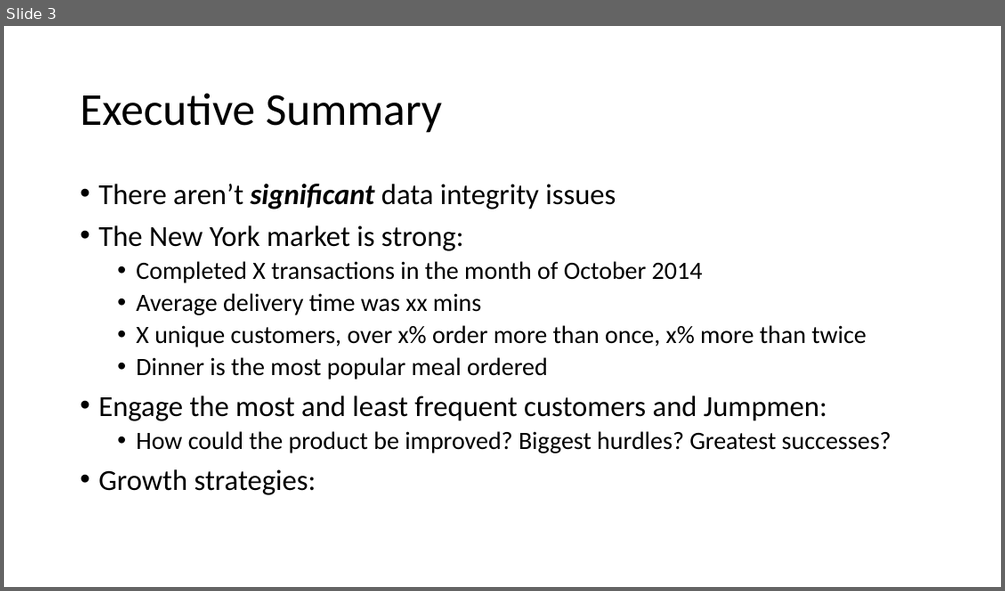
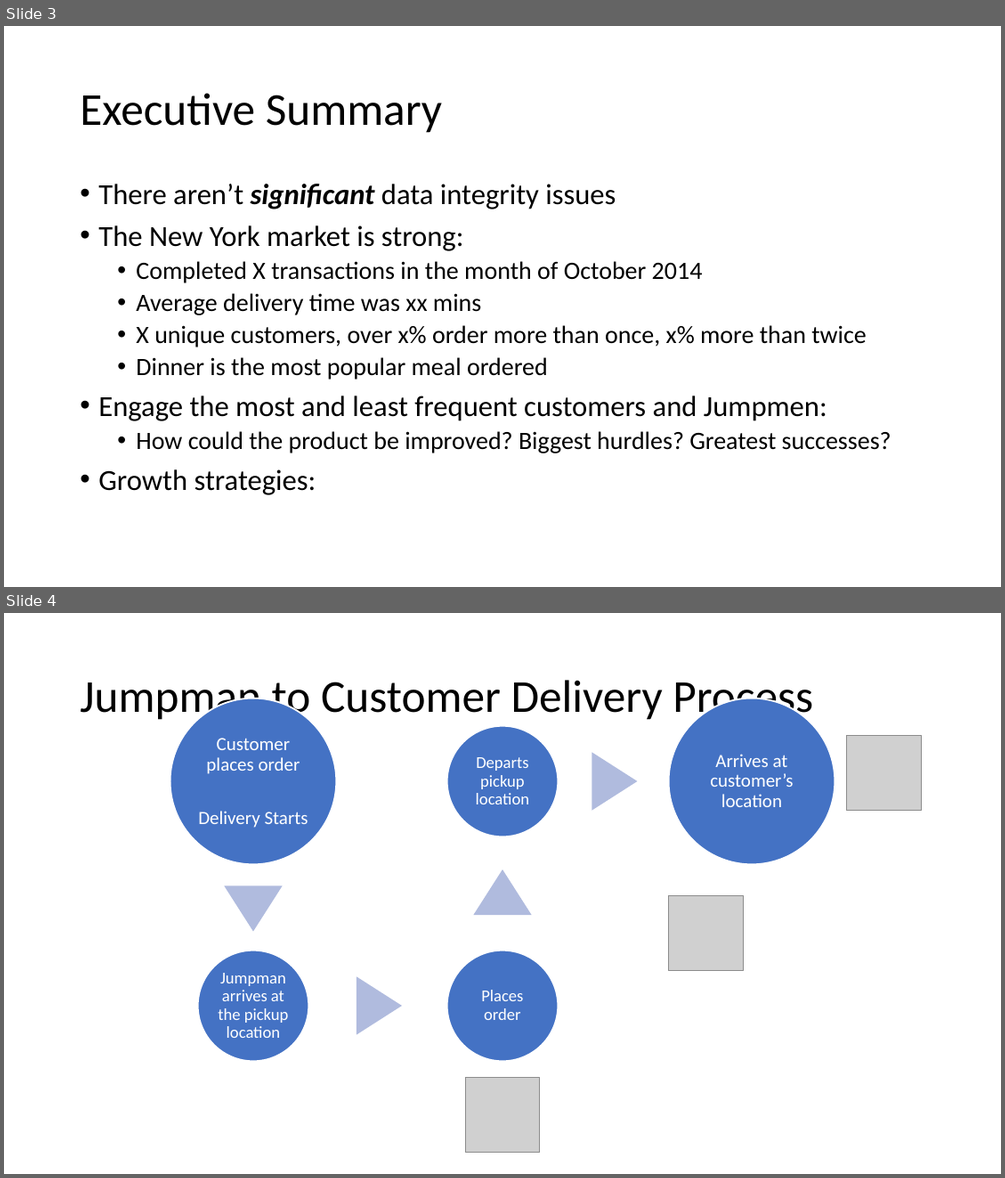
Before and after one commit to sstarkjr/PM_MarketAnalysis, a slide deck: Stephen_Stark_Analysis.pptx. Shown one above the other, each under a label of ours: slide 3 before the commit, slides 3 and 4 after it. The pictures are 1005x591 and 1005x1178 pixels, drawn with LibreOffice and Linux fonts; fonts in the diff are those of the drawing; grey boxes stand for pictures. Boxes give left, top, right and bottom in pixels: in the first picture for what was removed or moved away, otherwise in the second. Text is boxed around its words. In the diff, an @@ line names an element or a change of style, - is before the commit and + after.

```diff
--- a/Stephen_Stark_Analysis.pptx
+++ b/Stephen_Stark_Analysis.pptx
@@ slide 4 added at box(4, 613, 1001, 1174), background #FFFFFF @@
@@ title added at box(80, 680, 813, 722), 44 pt, text #000000 @@
+Jumpman to Customer Delivery Process
@@ picture added at box(846, 736, 921, 811) @@
@@ group added at box(170, 698, 834, 1061): 5 ellipses, 5 texts, 4 triangles @@
+Customer places order
+Delivery Starts
+Jumpman arrives at the pickup location
+Places order
+Departs pickup location
+Arrives at customer’s location
@@ picture added at box(669, 896, 744, 971) @@
@@ picture added at box(465, 1078, 540, 1152) @@
```
Also in this commit, not shown: 2 slides changed, 3 other slides added, 3 slides removed, 1 other file.
